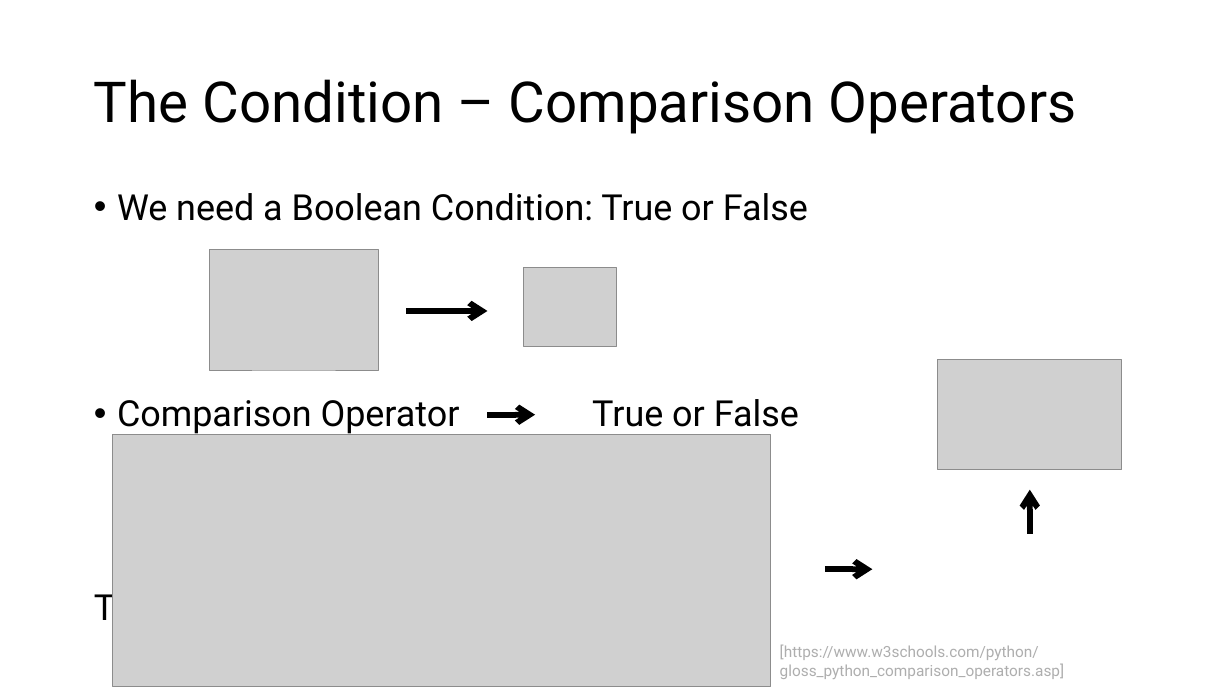
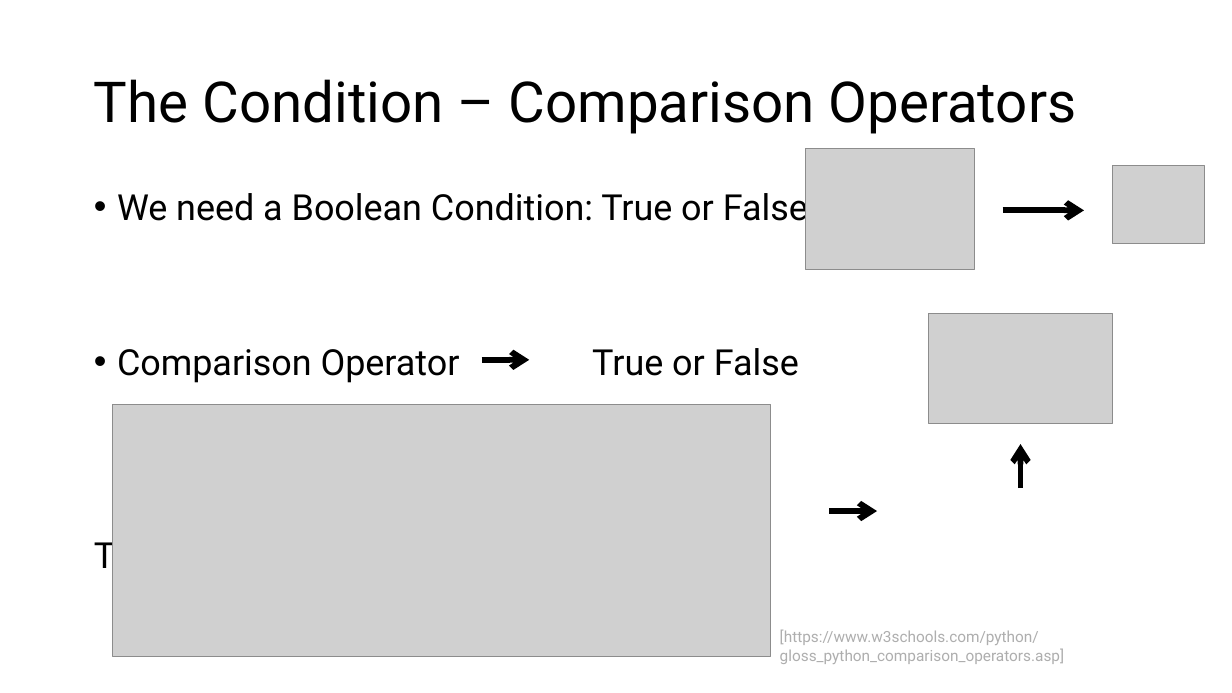
Before and after one commit to jonathanbollig/pycophy, a slide deck: slide 3 of Lectures/Chunk 3 - Logic Operators and If-Statements.pptx. Drawn at 1232x693 pixels with LibreOffice and Linux fonts; fonts in the diff are those of the drawing; grey boxes stand for pictures. Boxes give left, top, right and bottom in pixels: in the first picture for what was removed or moved away, otherwise in the second. Text is boxed around its words. In the diff, an @@ line names an element or a change of style, - is before the commit and + after.

```diff
--- a/Lectures/Chunk 3 - Logic Operators and If-Statements.pptx
+++ b/Lectures/Chunk 3 - Logic Operators and If-Statements.pptx
@@ picture: place and size @@
-picture at bbox=[209, 250, 378, 371]
+picture at bbox=[806, 149, 975, 270]
@@ picture: place and size @@
-picture at bbox=[524, 268, 616, 347]
+picture at bbox=[1113, 165, 1205, 244]
@@ text "We need a Boolean Condition: ..." rewrapped from bbox=[94, 193, 808, 629] to bbox=[94, 187, 808, 577] @@
@@ arrow moved from (407, 311) - (488, 311) to (1003, 211) - (1084, 211) @@
@@ picture: place and size @@
-picture at bbox=[938, 360, 1122, 470]
+picture at bbox=[929, 314, 1113, 424]
@@ arrow moved from (488, 415) - (535, 415) to (482, 360) - (530, 360) @@
@@ picture: place and size @@
-picture at bbox=[113, 435, 771, 688]
+picture at bbox=[113, 404, 771, 656]
@@ arrow moved from (1031, 534) - (1031, 490) to (1020, 488) - (1020, 445) @@
@@ arrow moved from (825, 569) - (872, 569) to (830, 511) - (877, 511) @@
@@ text "[https://www.w3schools.com/python/gloss_python_comparison_op ...": place and size @@
-text "[https://www.w3schools.com/python/gloss_python_comparison_op ..." at bbox=[780, 644, 1064, 679]
+text "[https://www.w3schools.com/python/gloss_python_comparison_op ..." at bbox=[780, 629, 1064, 664]
```
Also in this commit, not shown: 6 other slides changed, 2 other files.
